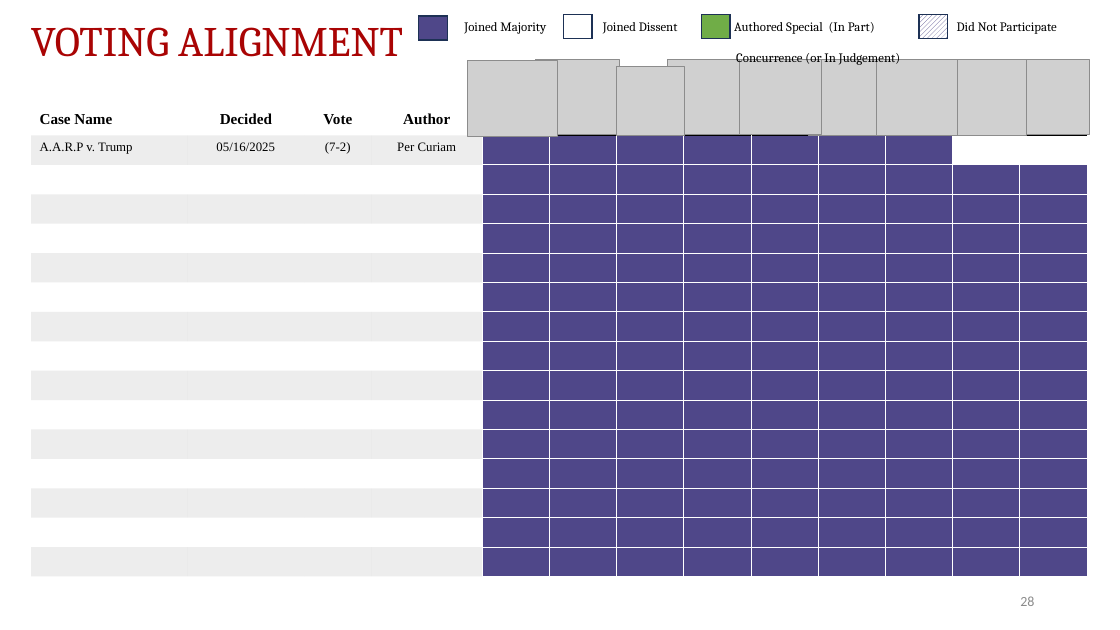
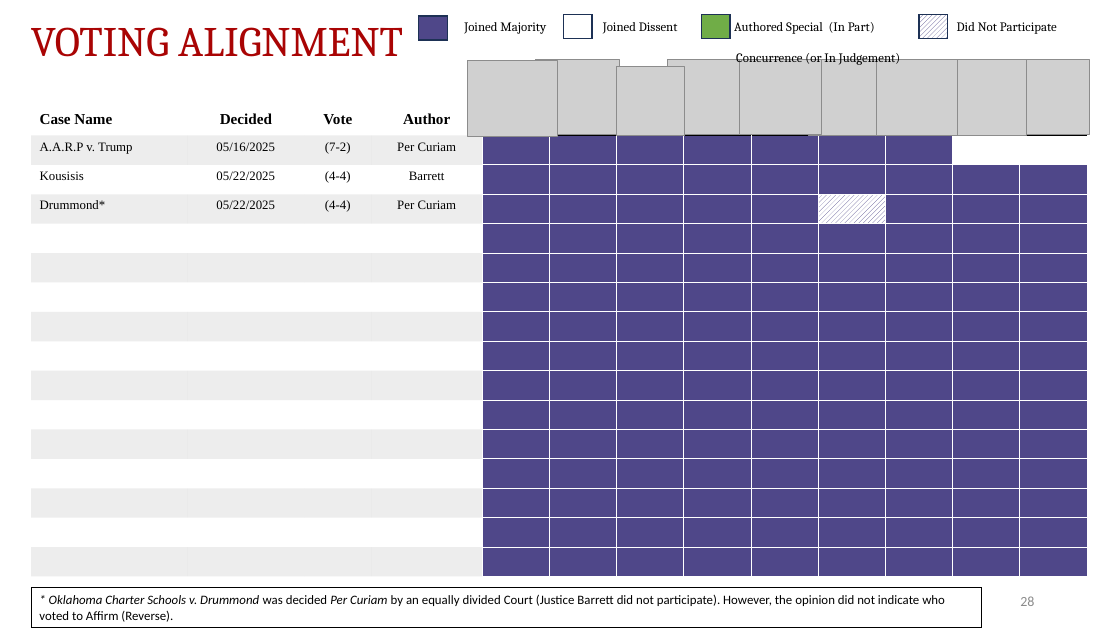
Before and after one commit to JakeTruscott/scotuswatch, a slide deck: slide 28 of Stat Reviews/OT24_StatReview/compilation/SCOTUSBlog/statpack_OT24.pptx. Drawn at 1120x630 pixels with LibreOffice and Linux fonts; fonts in the diff are those of the drawing; grey boxes stand for pictures. Boxes give left, top, right and bottom in pixels: in the first picture for what was removed or moved away, otherwise in the second. Text is boxed around its words. In the diff, an @@ line names an element or a change of style, - is before the commit and + after.

```diff
--- a/Stat Reviews/OT24_StatReview/compilation/SCOTUSBlog/statpack_OT24.pptx
+++ b/Stat Reviews/OT24_StatReview/compilation/SCOTUSBlog/statpack_OT24.pptx
@@ table at (31,103,1087,576) @@
+row 3: Kousisis | 05/22/2025 | (4-4) | Barrett |  |  |  |  |  |  |  |  | 
+row 4: Drummond* | 05/22/2025 | (4-4) | Per Curiam |  |  |  |  |  |  |  |  | 
-row 15:  |  |  |  |  |  |  |  |  |  |  |  | 
-row 16:  |  |  |  |  |  |  |  |  |  |  |  | 
@@ fill #4F4789 to pattern #4F4789 on #FFFFFF in row 4, column 10 @@
@@ rectangle added at (31,588,982,628), outline #000000 0.75 pt, 11 pt, text #000000 @@
+* Oklahoma Charter Schools v. Drummond was decided Per Curiam by an equally divided Court (Justice Barrett did not participate). However, the opinion did not indicate who voted to Affirm (Reverse).
```
Also in this commit, not shown: 2 other slides changed, 10 other files.
